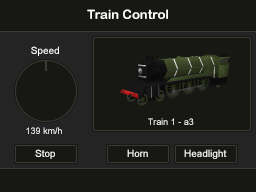
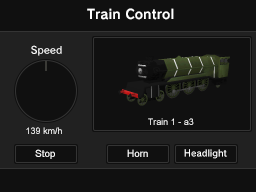
Before/after of a 256x192 layered artwork. What changed in the layer stack:
painted on "Train Control" (2nd of 2, in "Train Control") over [87, 8, 174, 20]
painted on "Afgeronde rechthoek 1 kopiëren" (1st of 4, in "Train Control" › "Train") over [93, 37, 251, 131]
painted on "Afgeronde rechthoek 1" (1st of 4, in "Train Control" › "Train") over [92, 36, 252, 132]
painted on "Afgeronde rechthoek 1 kopiëren" (2nd of 4, in "Train Control" › "Stop") over [15, 145, 77, 163]
painted on "Afgeronde rechthoek 1" (2nd of 4, in "Train Control" › "Stop") over [14, 144, 78, 164]
painted on "Afgeronde rechthoek 1 kopiëren" (3rd of 4, in "Train Control" › "Groep 1" › "Whistle") over [107, 145, 169, 163]
painted on "Afgeronde rechthoek 1" (3rd of 4, in "Train Control" › "Groep 1" › "Whistle") over [106, 144, 170, 164]
painted on "Headlight" (2nd of 2, in "Train Control" › "Groep 1" › "Headlight") over [184, 149, 227, 159]
painted on "Afgeronde rechthoek 1 kopiëren" (4th of 4, in "Train Control" › "Groep 1" › "Headlight") over [175, 145, 237, 163]
painted on "Afgeronde rechthoek 1" (4th of 4, in "Train Control" › "Groep 1" › "Headlight") over [174, 144, 238, 164]
painted on "Speed" over [31, 45, 62, 56]
painted on "Ovaal 1 kopiëren" over [15, 60, 77, 122]
painted on "Ovaal 1" over [14, 59, 78, 123]
